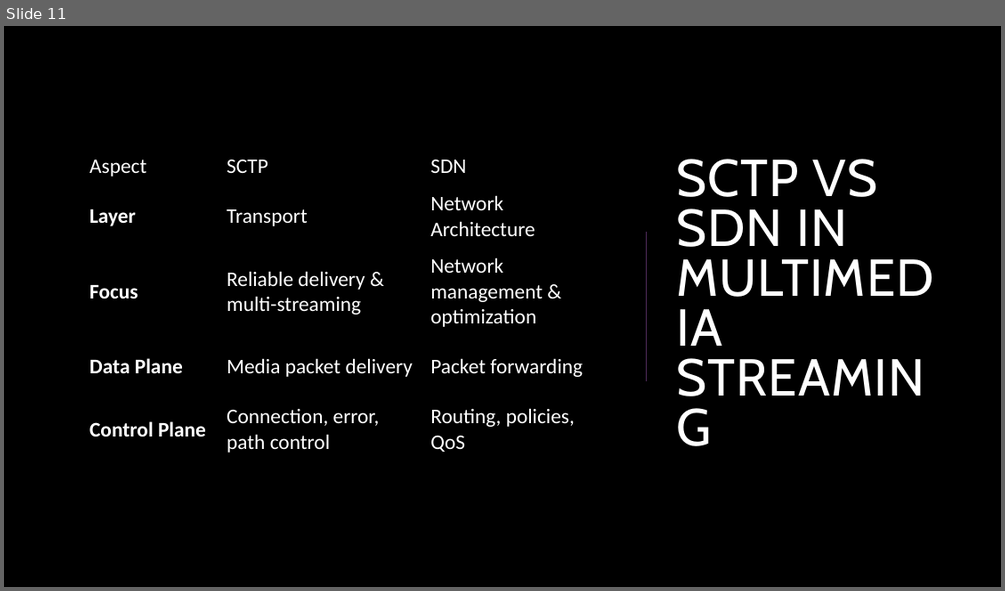
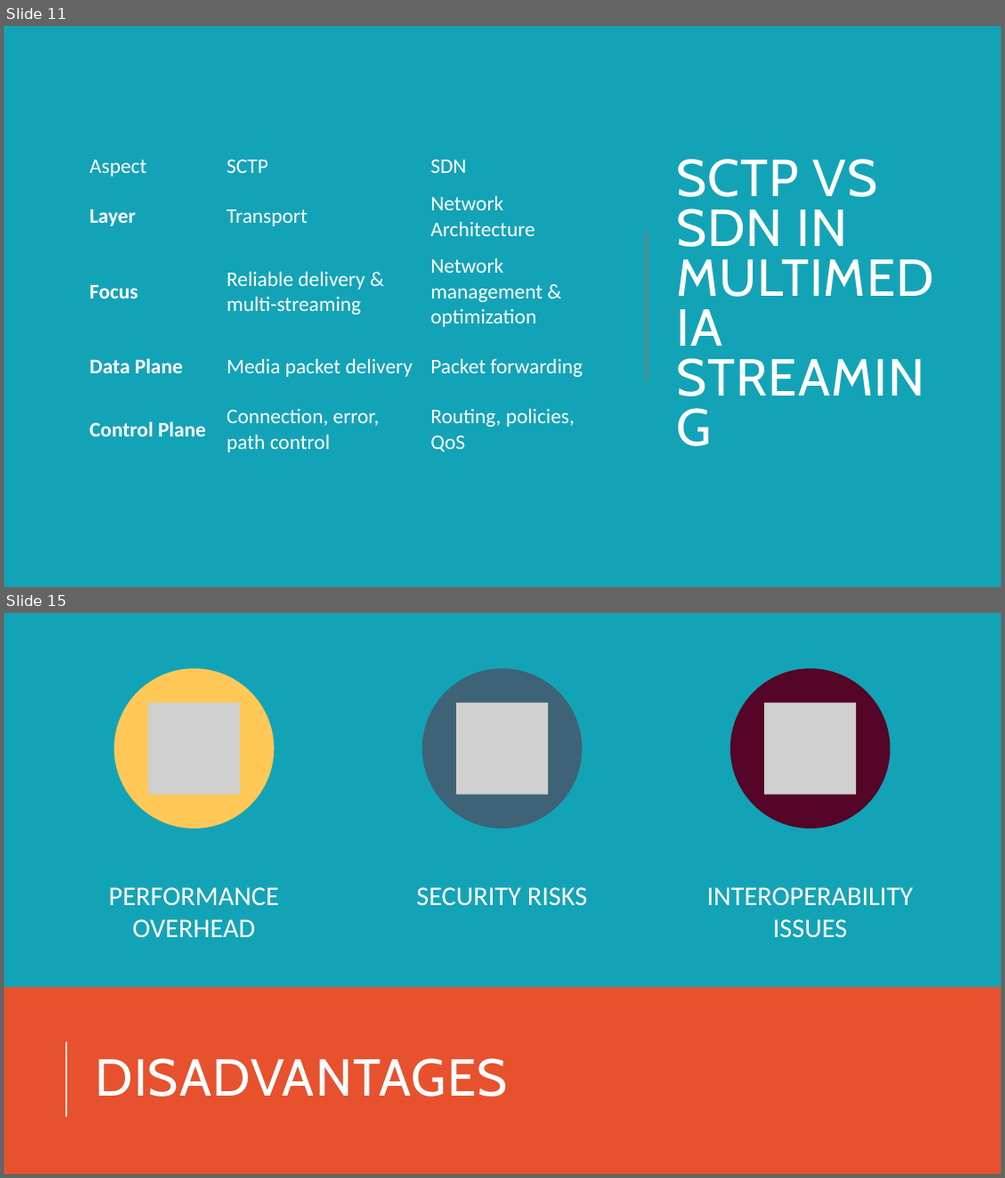
Before and after one commit to AyuTUL/IV, a slide deck: CN/Multimedia&FutureNetworking.pptx. Shown one above the other, each under a label of ours: slide 11 before the commit, slides 11 and 15 after it; the slides between them are not shown. The pictures are 1005x591 and 1005x1178 pixels, drawn with LibreOffice and Linux fonts; fonts in the diff are those of the drawing; grey boxes stand for pictures. Boxes give left, top, right and bottom in pixels: in the first picture for what was removed or moved away, otherwise in the second. Text is boxed around its words. In the diff, an @@ line names an element or a change of style, - is before the commit and + after.

```diff
--- a/CN/Multimedia&FutureNetworking.pptx
+++ b/CN/Multimedia&FutureNetworking.pptx
@@ slide 15 added at (4,613,1001,1174), background #13A3B7 @@
@@ group added at (109,668,914,938): 3 ellipses, 3 pictures, 3 texts @@
+PERFORMANCE OVERHEAD
+SECURITY RISKS
+INTEROPERABILITY ISSUES
@@ rectangle added at (4,987,1001,1174), fill #E7512E @@
@@ line added from (66, 1116) to (66, 1041), #FFFFFF 1.5 pt @@
@@ title added at (95,1058,507,1096), 50 pt, text #FFFFFF @@
+DISADVANTAGES
@@ slide 11 changed as well @@
@@ background #000000 to #13A3B7 @@
@@ line (647, 381) - (647, 232): stroke #4F2B5B 1.5 pt to #E7512E 1.5 pt @@
```
Also in this commit, not shown: 19 other slides changed, 2 other slides added.
